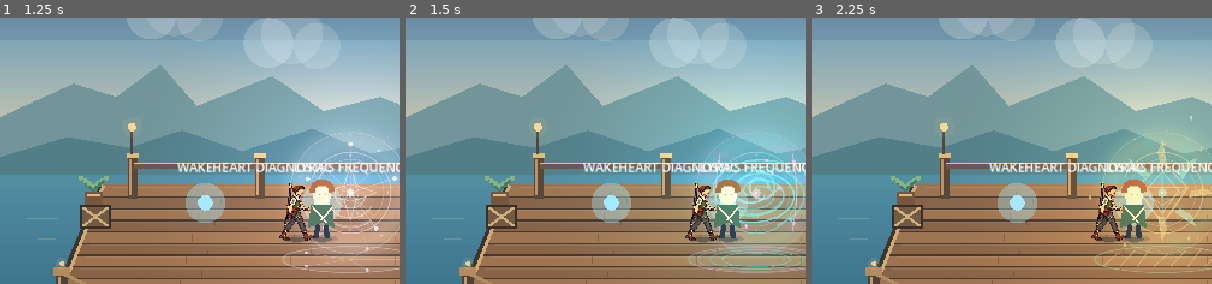
Above: before the commit, frames 1-3 (left to right).
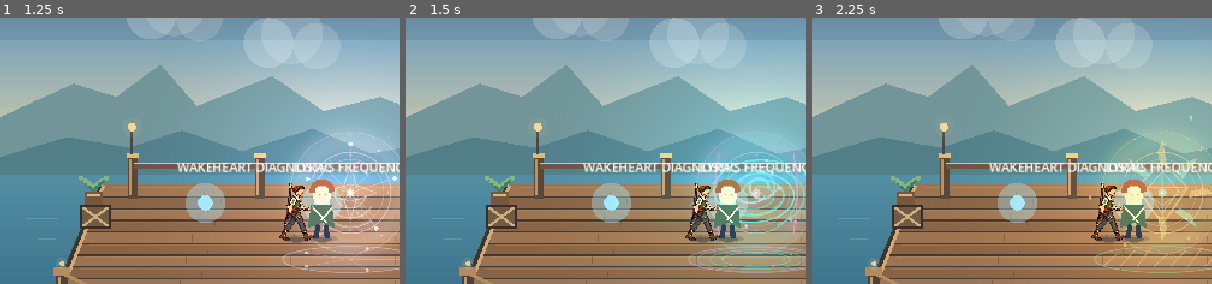
Above: after the commit, the same moments.

Repository: ndrorchestration/ToSailaStarrySky-jrpg
Game: Godot game, scene res://scenes/magic_vfx_chapter1_camera_review.tscn
Same seed, same stepped clock (60 frames per second), same inputs: the game is played once before the commit and once after it. This scene is started directly instead of the project's main scene.
Inputs:
- Up to frame 1 (1.25 s): tap Enter at 0.5 s; hold Right (ui_right) from 0.53 s (still down); tap 1 (aetherwake_ch1_choice_a) at 0.6 s; tap Space at 0.77 s
- Up to frame 2 (1.5 s): tap Space at 1.25 s; release Right (ui_right) at 1.28 s; hold Down (ui_down) from 1.28 s (still down); tap 2 (aetherwake_ch1_choice_b) at 1.35 s
- Up to frame 3 (2.25 s): tap Space at 1.52 s; tap Enter at 2 s; release Down (ui_down) at 2.03 s; hold Right (ui_right) from 2.03 s (still down); tap 3 (aetherwake_ch1_choice_c) at 2.1 s
The pictures show only the part of the screen within x 0-50%, y 31-81%; the shares and areas given below are measured in that part.

Frame 1 is identical in both runs. In frame 2, 0.2% of the frame differs, in the area x 77-98%, y 50-82%; in frame 3, nothing differs.

Commit message:
fix(vfx): preserve Lyra pink spirit-light through nighttime ambient with isolated unshaded layer

Diff:
--- a/godot/scripts/magic_vfx.gd
+++ b/godot/scripts/magic_vfx.gd
@@ -8,6 +8,7 @@
 const AURA_SHADER = preload("res://shaders/magic_vfx_aura.gdshader")
 const Particles = preload("res://scripts/magic_vfx_particles.gd")
 const Ground = preload("res://scripts/magic_vfx_ground.gd")
+const SpiritLight = preload("res://scripts/magic_vfx_spirit_light.gd")
 const DEFAULT_STILL_PROGRESS = 0.29
 const SHADER_RESOLUTION = Vector2(380.0, 380.0)
 
@@ -21,6 +22,7 @@
 var _aura_material: ShaderMaterial
 var _particles: Node2D
 var _ground: Node2D
+var _spirit_light: Node2D
 var quality_level: int = 1
 
 func _ready() -> void:
@@ -47,6 +49,9 @@
     _particles = Particles.new()
     _particles.name = "CinematicMicroParticles"
     add_child(_particles)
+    _spirit_light = SpiritLight.new()
+    _spirit_light.name = "LyraIndependentSpiritPink"
+    add_child(_spirit_light)
     play_affinity(character_id, reduced_motion)
 
 func play_affinity(next_id: String, use_reduced_motion: bool = true) -> bool:
@@ -104,6 +109,8 @@
         _particles.set_visual(character_id, p, reduced_motion, quality_level)
     if _ground != null:
         _ground.set_visual(character_id, p, reduced_motion)
+    if _spirit_light != null:
+        _spirit_light.set_visual(character_id, p, reduced_motion)
     queue_redraw()
 
 func _process(delta: float) -> void:
@@ -181,20 +188,6 @@
         var a := float(i) * TAU / 8.0 + p * 0.6
         var pos := Vector2(cos(a) * 125.0, sin(a) * 69.0)
         draw_circle(pos, 2.8 if i % 2 == 0 else 4.0, _rgba(accent if i % 2 == 0 else core, 0.82 * energy))
-    # Lyra's creator-required pink spirit energy is distinct from Water itself.
-    # Two soft edge-streams stay outside the central actor silhouette when composited behind.
-    # No bloom threshold, strobe, gameplay permission, or elemental change.
-    for side in [-1.0, 1.0]:
-        var spirit_path := PackedVector2Array()
-        for step in range(24):
-            var t: float = float(step) / 23.0
-            var x: float = side * (75.0 + 9.0 * sin(t * PI))
-            var y: float = -83.0 + 160.0 * t + 5.0 * sin(t * TAU + p * 2.0)
-            spirit_path.append(Vector2(x, y))
-        draw_polyline(spirit_path, _rgba(accent, 0.64 * energy), 2.3, true)
-        draw_circle(spirit_path[2], 3.8, _rgba(accent, 0.83 * energy))
-        draw_circle(spirit_path[21], 3.2, _rgba(accent, 0.73 * energy))
-
 func _draw_earth(core: Color, accent: Color, p: float, energy: float) -> void:
     for i in range(8):
         var angle := TAU * float(i) / 8.0
--- /dev/null
+++ b/godot/scripts/magic_vfx_spirit_light.gd
@@ -0,0 +1,42 @@
+extends Node2D
+## Independent Lyra spirit-light color cue; never converts Water into Spirit spell mastery.
+## Low-intensity unshaded ink withstands ambient nighttime tint without screen-wide exposure.
+const Catalog = preload("res://scripts/magic_vfx_catalog.gd")
+const PINK = Color("#f9a0de")
+
+var character_id: String = "ender"
+var progress: float = 0.29
+var reduced_motion: bool = true
+
+func _ready() -> void:
+    var ink := CanvasItemMaterial.new()
+    ink.light_mode = CanvasItemMaterial.LIGHT_MODE_UNSHADED
+    material = ink
+    queue_redraw()
+
+func set_visual(identity: String, next_progress: float, static_frame: bool) -> bool:
+    if not Catalog.has_character(identity) or is_nan(next_progress) or is_inf(next_progress):
+        return false
+    character_id = identity
+    progress = clampf(next_progress, 0.0, 1.0)
+    reduced_motion = static_frame
+    visible = identity == "lyra"
+    queue_redraw()
+    return true
+
+func _draw() -> void:
+    if character_id != "lyra":
+        return
+    # Off-center to protect Ender's silhouette in Chapter I; pink is a separate
+    # spiritual *visual* from the water ribbons, not another learned ability.
+    var alpha: float = 0.70 if reduced_motion else 0.52 + 0.16 * sin(progress * PI)
+    for side in [-1.0, 1.0]:
+        var path := PackedVector2Array()
+        for step in range(25):
+            var t: float = float(step) / 24.0
+            var x: float = side * (77.0 + 8.0 * sin(t * PI))
+            var y: float = -84.0 + 165.0 * t + 4.0 * sin(t * TAU + progress * 1.7)
+            path.append(Vector2(x, y))
+        draw_polyline(path, Color(PINK.r, PINK.g, PINK.b, alpha), 2.5, true)
+        draw_circle(path[3], 4.2, Color(PINK.r, PINK.g, PINK.b, minf(0.86, alpha + 0.12)))
+        draw_circle(path[21], 3.3, Color(PINK.r, PINK.g, PINK.b, alpha))
